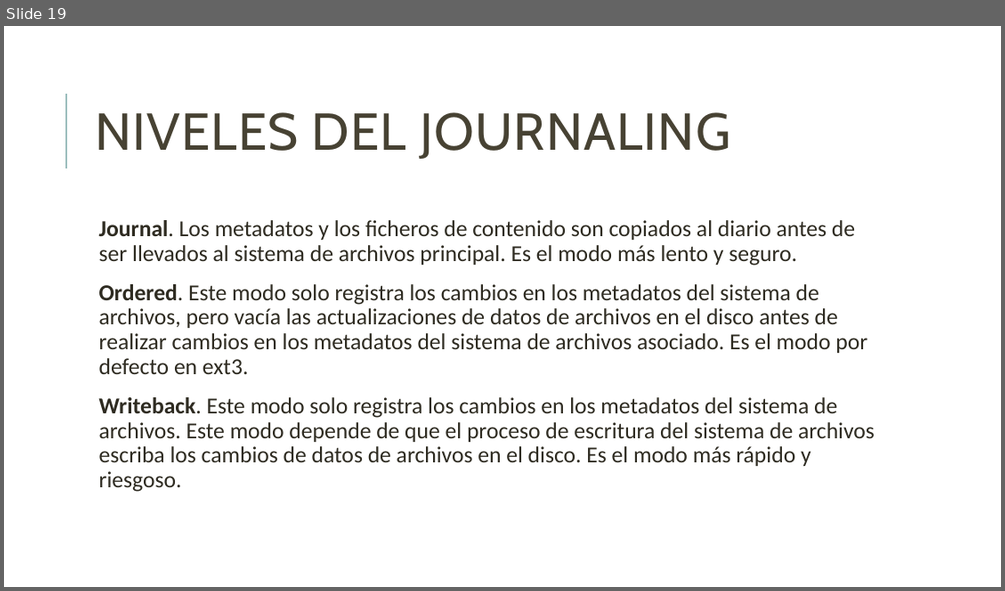
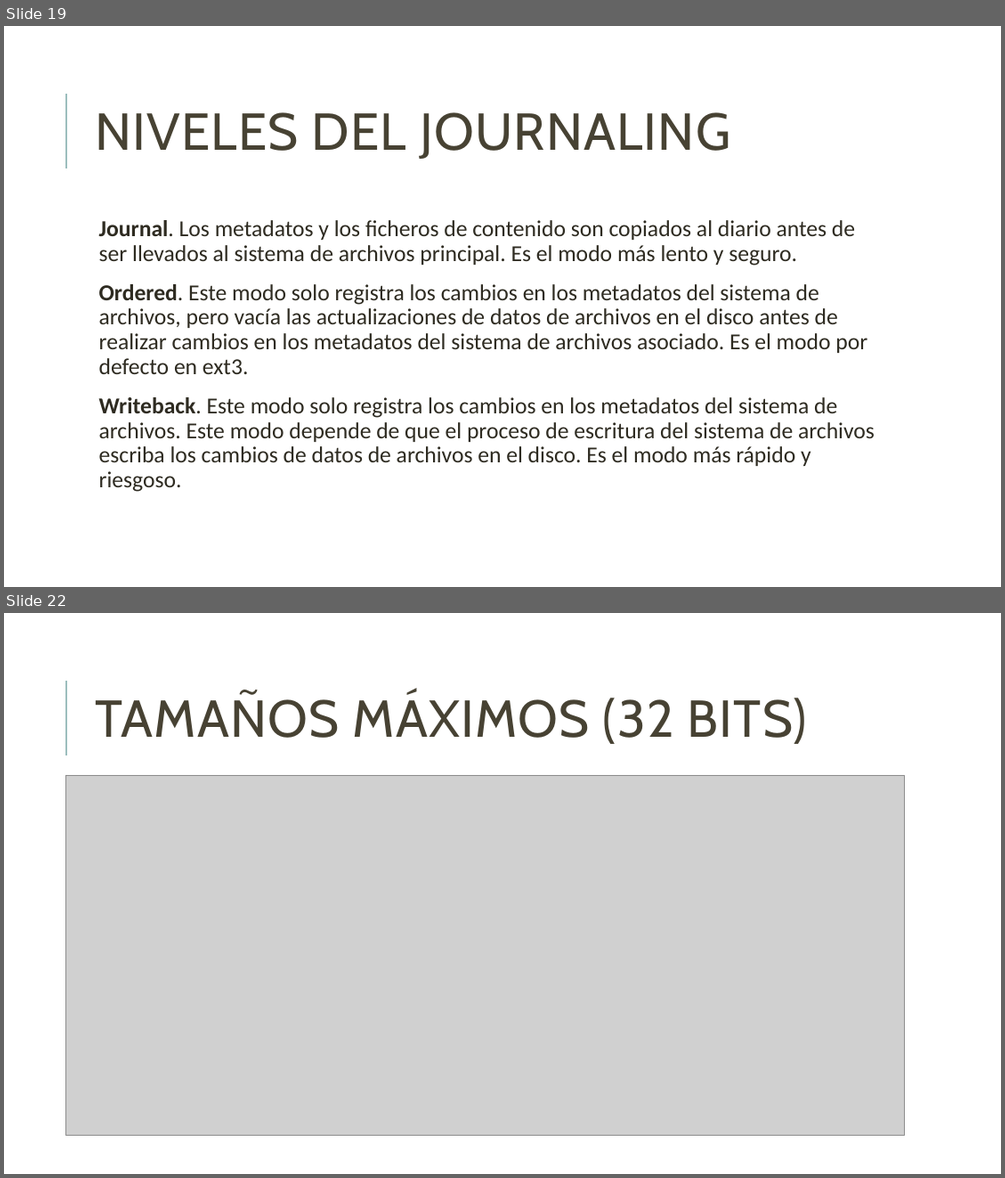
Before and after one commit to unamfi/sistop-2020-1, a slide deck: exposiciones/GonzálezAndrés/Extended.pptx. Shown one above the other, each under a label of ours: slide 19 before the commit, slides 19 and 22 after it; the slides between them are not shown. The pictures are 1005x591 and 1005x1178 pixels, drawn with LibreOffice and Linux fonts; fonts in the diff are those of the drawing; grey boxes stand for pictures. Boxes give left, top, right and bottom in pixels: in the first picture for what was removed or moved away, otherwise in the second. Text is boxed around its words. In the diff, an @@ line names an element or a change of style, - is before the commit and + after.

```diff
--- a/exposiciones/GonzálezAndrés/Extended.pptx
+++ b/exposiciones/GonzálezAndrés/Extended.pptx
@@ slide 22 added at [4, 613, 1001, 1174], background #FFFFFF; not listed: 1 template element that a slide beside it also shows @@
@@ title added at [95, 693, 807, 744], 50 pt, text #474233 @@
+TAMAÑOS MÁXIMOS (32 BITS)
@@ picture added at [65, 775, 905, 1135] @@
```
Also in this commit, not shown: 7 other slides added, 1 slide removed.
